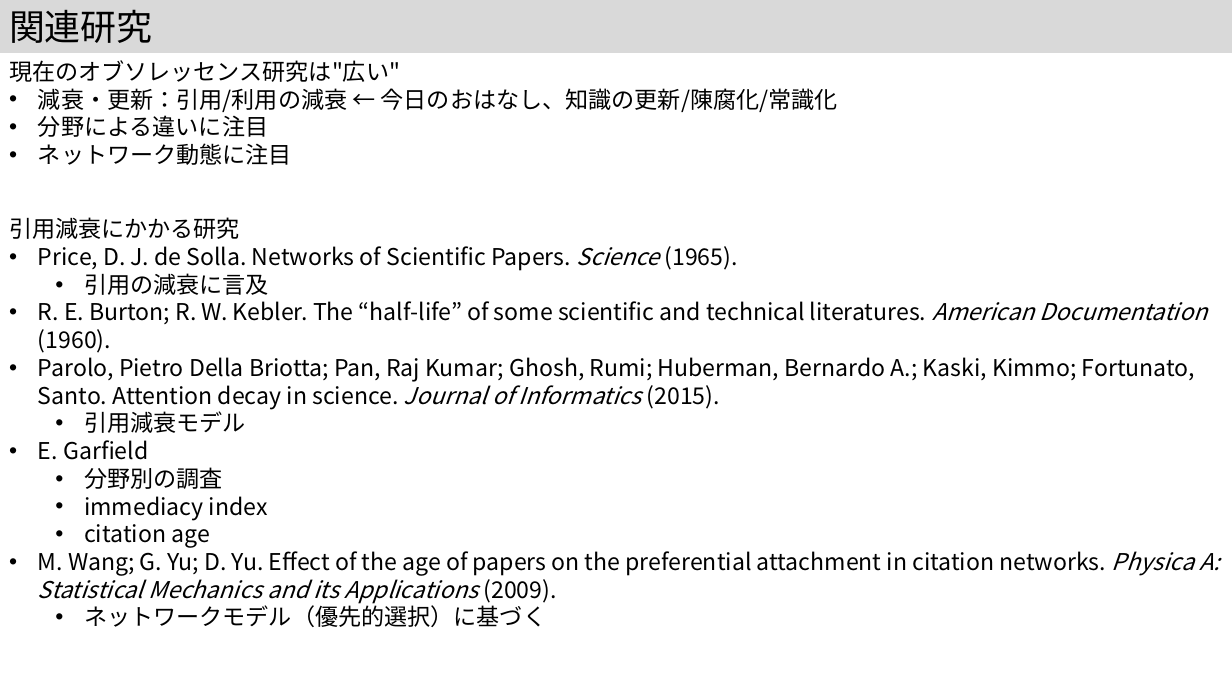
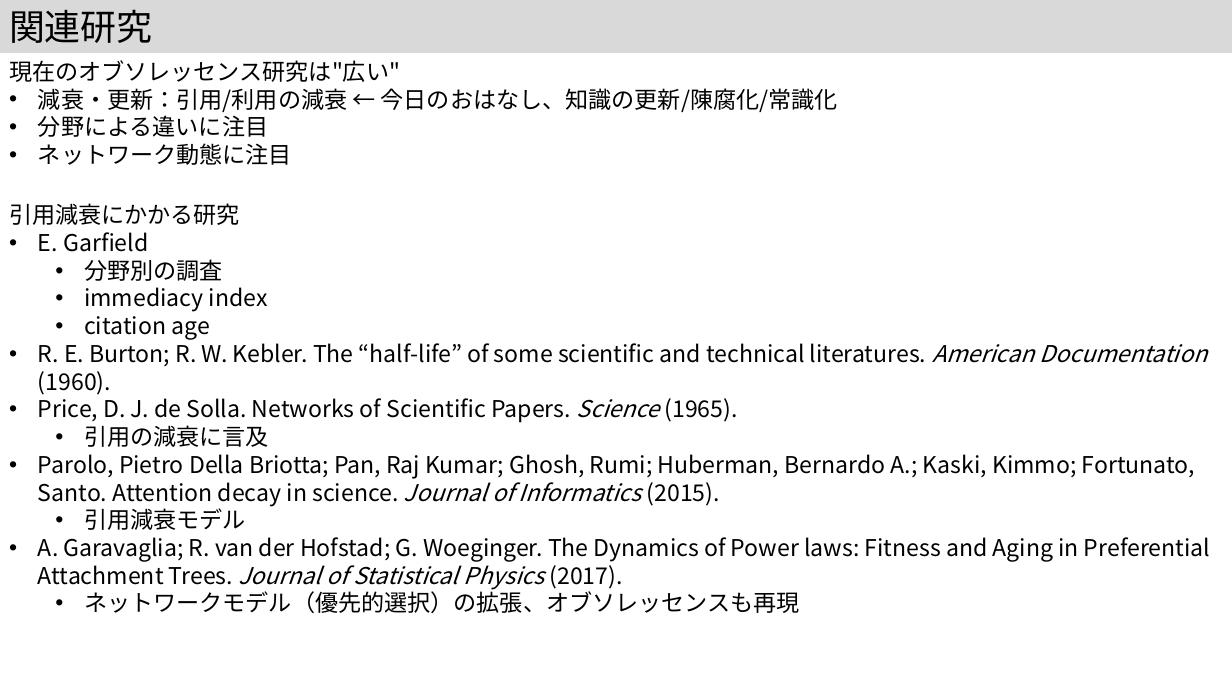
Before and after one commit to kouamano/pubmed-analysis, a slide deck: slide 2 of 202312/MIS41.pptx. Drawn at 1232x693 pixels with LibreOffice and Linux fonts; fonts in the diff are those of the drawing. Boxes give left, top, right and bottom in pixels: in the first picture for what was removed or moved away, otherwise in the second. Text is boxed around its words. In the diff, an @@ line names an element or a change of style, - is before the commit and + after.

Commit message:
add

```diff
--- a/202312/MIS41.pptx
+++ b/202312/MIS41.pptx
@@ text "引用減衰にかかる研究": place and size @@
-text "引用減衰にかかる研究" at [9, 217, 1219, 627]
+text "引用減衰にかかる研究" at [9, 203, 1210, 613]
@@ text at [38, 246, 1207, 433]: paragraphs removed @@
-• Price, D. J. de Solla. Networks of Scientific Papers. Science (1965).
-  • 引用の減衰に言及
-• R. E. Burton; R. W. Kebler. The “half-life” of some scientific and technical literatures. American Documentation (1960).
-• Parolo, Pietro Della Briotta; Pan, Raj Kumar; Ghosh, Rumi; Huberman, Bernardo A.; Kaski, Kimmo; Fortunato, Santo. Attention decay in science. Journal of Informatics (2015).
-  • 引用減衰モデル
@@ text at [38, 339, 1210, 613]: text changed @@
-• M. Wang; G. Yu; D. Yu. Effect of the age of papers on the preferential attachment in citation networks. Physica A: Statistical Mechanics and its Applications (2009).
-  • ネットワークモデル（優先的選択）に基づく
+• R. E. Burton; R. W. Kebler. The “half-life” of some scientific and technical literatures. American Documentation (1960).
+• Price, D. J. de Solla. Networks of Scientific Papers. Science (1965).
+  • 引用の減衰に言及
+• Parolo, Pietro Della Briotta; Pan, Raj Kumar; Ghosh, Rumi; Huberman, Bernardo A.; Kaski, Kimmo; Fortunato, Santo. Attention decay in science. Journal of Informatics (2015).
+  • 引用減衰モデル
+• A. Garavaglia; R. van der Hofstad; G. Woeginger. The Dynamics of Power laws: Fitness and Aging in Preferential Attachment Trees. Journal of Statistical Physics (2017).
+  • ネットワークモデル（優先的選択）の拡張、オブソレッセンスも再現
```
